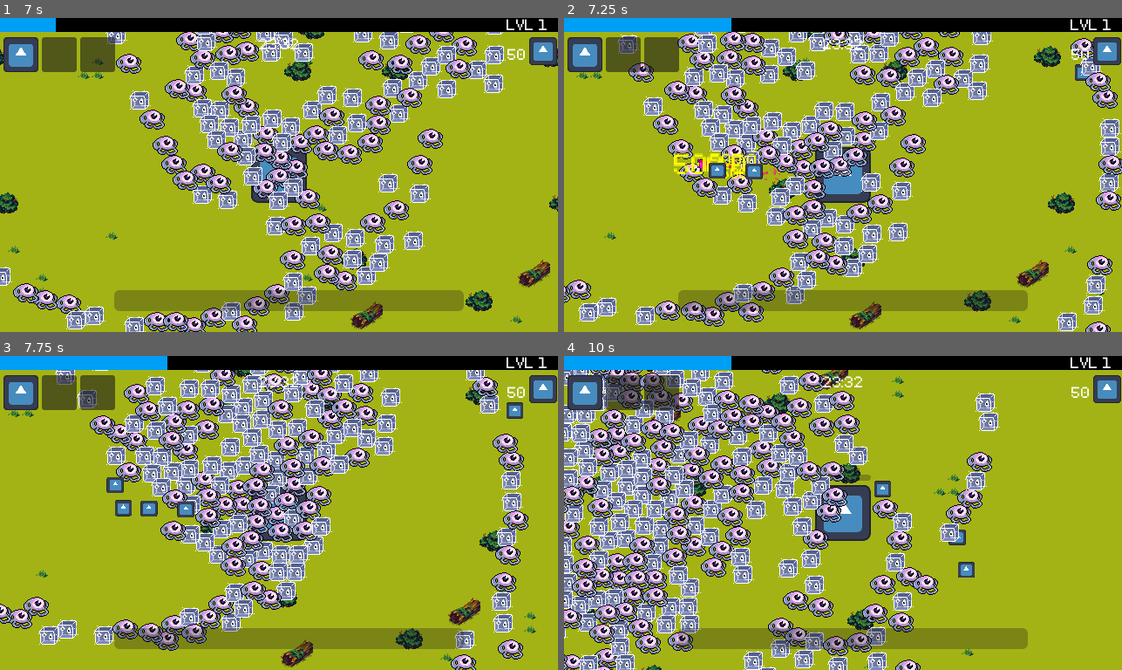
Above: before the commit, frames 1-4 (two rows, left to right).
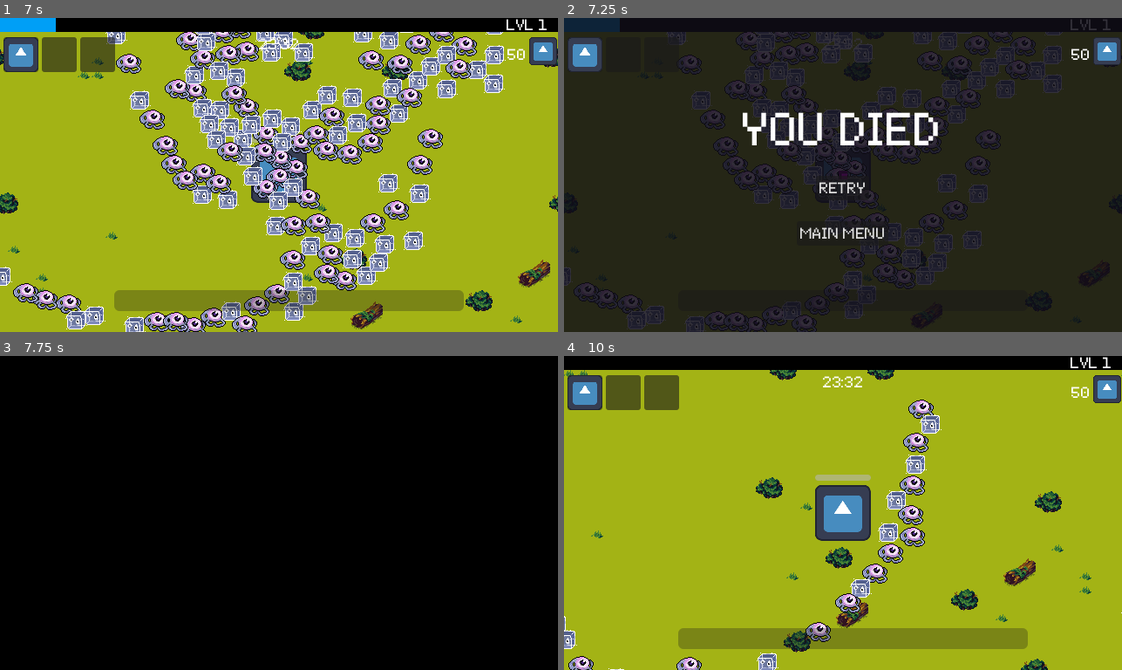
Above: after the commit, the same moments.

Repository: CIlie23/Untitled-MicroJam-69-Game
Game: Godot game, scene res://scenes/MenuScenes/main_menu.tscn
Two runs of this game, one before a commit and one after it. Both use one fixed random seed, a clock stepped at 60 frames per second and the inputs below. The engine's default icon, where the game draws it, is replaced by a stand-in: a white triangle on a blue panel in a dark square.
Inputs (mouse positions are in pixels of both pictures, inside the frame that each line leads up to):
- Up to frame 1 (7 s): click "PLAY" at 0.5 s; move the mouse to (401, 159) at 1.27 s; hold D (move_right) 1.28-2.03 s; click (401, 159) at 1.42 s; move the mouse to (167, 190) at 2.02 s; hold S (move_down) 2.03-2.78 s; move the mouse to (334, 105) at 2.77 s; hold D (move_right) 2.78-3.53 s; move the mouse to (251, 237) at 3.52 s; hold W (move_up) 3.53-4.28 s; click (251, 237) at 3.67 s; move the mouse to (446, 222) at 4.27 s; hold A (move_left) 4.28-5.78 s; move the mouse to (111, 127) at 5.02 s; move the mouse to (306, 175) at 5.77 s; hold S (move_down) 5.78-6.53 s; click (306, 175) at 5.92 s; move the mouse to (195, 96) at 6.52 s; hold D (move_right) from 6.53 s (still down)
- Up to frame 2 (7.25 s): keep holding D (move_right)
- Up to frame 3 (7.75 s): release D (move_right) at 7.25 s; click (279, 525) at 7.25 s, where only the run after the commit has a clickable "RETRY"
- Up to frame 4 (10 s): move the mouse to (965, 497) at 8.02 s; hold W (move_up) 8.03-8.78 s; move the mouse to (731, 528) at 8.77 s; hold D (move_right) 8.78-9.53 s; click (731, 528) at 8.92 s; move the mouse to (898, 443) at 9.52 s; hold S (move_down) from 9.53 s (still down)

Frame 1 is identical in both runs. In frame 2, 95% of the frame differs, in the area x 0-100%, y 0-100%; in frame 3, 93%; in frame 4, 42%.

Commit message:
Death Screen

Diff:
--- a/project.godot
+++ b/project.godot
@@ -26,6 +26,15 @@
 window/size/viewport_height=360
 window/stretch/mode="canvas_items"
 window/stretch/aspect="expand"
+
+[file_customization]
+
+folder_colors={
+"res://assets/": "teal",
+"res://data/": "green",
+"res://scenes/": "orange",
+"res://src/": "pink"
+}
 
 [global_group]
 
--- /dev/null
+++ b/scenes/DeathScreen/death_screen.gd
@@ -0,0 +1,31 @@
+extends Control
+
+# Shown when the player dies. Pauses the tree, so the scene root is
+# PROCESS_MODE_WHEN_PAUSED and the buttons still take clicks.
+
+const WORLD := "res://scenes/world/world.tscn"
+const MAIN_MENU := "res://scenes/MenuScenes/main_menu.tscn"
+
+
+func show_death() -> void:
+	if visible:
+		return
+	visible = true
+	get_tree().paused = true
+
+
+func _on_retry_pressed() -> void:
+	_leave(WORLD)
+
+
+func _on_menu_pressed() -> void:
+	_leave(MAIN_MENU)
+
+
+# The pause state survives change_scene, so lift it once the new scene is in.
+# Unpausing only after the wipe means a failed load still lands on a playable scene.
+# `tree` up front: change_scene frees this node, so get_tree() is gone after the await.
+func _leave(path: String) -> void:
+	var tree := get_tree()
+	await Transition.change_scene(path)
+	tree.paused = false
--- /dev/null
+++ b/scenes/DeathScreen/death_screen.tscn
@@ -0,0 +1,60 @@
+[gd_scene load_steps=3 format=3]
+
+[ext_resource type="Script" path="res://scenes/DeathScreen/death_screen.gd" id="1_death"]
+
+[sub_resource type="StyleBoxFlat" id="StyleBoxFlat_death"]
+bg_color = Color(0.06, 0.05, 0.09, 0.85)
+
+[node name="DeathScreen" type="Control"]
+process_mode = 2
+layout_mode = 3
+anchors_preset = 15
+anchor_right = 1.0
+anchor_bottom = 1.0
+grow_horizontal = 2
+grow_vertical = 2
+script = ExtResource("1_death")
+
+[node name="Panel" type="Panel" parent="."]
+layout_mode = 1
+anchors_preset = 15
+anchor_right = 1.0
+anchor_bottom = 1.0
+grow_horizontal = 2
+grow_vertical = 2
+theme_override_styles/panel = SubResource("StyleBoxFlat_death")
+
+[node name="VBoxContainer" type="VBoxContainer" parent="."]
+layout_mode = 1
+anchors_preset = 8
+anchor_left = 0.5
+anchor_top = 0.5
+anchor_right = 0.5
+anchor_bottom = 0.5
+offset_left = -200.0
+offset_top = -100.0
+offset_right = 200.0
+offset_bottom = 100.0
+grow_horizontal = 2
+grow_vertical = 2
+theme_override_constants/separation = 24
+alignment = 1
+
+[node name="Title" type="Label" parent="VBoxContainer"]
+layout_mode = 2
+theme_override_font_sizes/font_size = 48
+text = "YOU DIED"
+horizontal_alignment = 1
+
+[node name="Retry" type="Button" parent="VBoxContainer"]
+layout_mode = 2
+size_flags_horizontal = 4
+text = "RETRY"
+
+[node name="Menu" type="Button" parent="VBoxContainer"]
+layout_mode = 2
+size_flags_horizontal = 4
+text = "MAIN MENU"
+
+[connection signal="pressed" from="VBoxContainer/Retry" to="." method="_on_retry_pressed"]
+[connection signal="pressed" from="VBoxContainer/Menu" to="." method="_on_menu_pressed"]
--- a/scenes/Player/player.gd
+++ b/scenes/Player/player.gd
@@ -14,10 +14,15 @@
 		%PickCard.show_options()
 
 
+var dead : bool = false
+
 var health : float = 100.0 :
 	set(value):
 		health = value
 		%Health.value = value
+		if health <= 0 and not dead:
+			dead = true
+			%DeathScreen.show_death()
 
 var XP : int = 0:
 	set(value):
--- a/scenes/world/world.tscn
+++ b/scenes/world/world.tscn
@@ -12,6 +12,7 @@
 [ext_resource type="PackedScene" uid="uid://bldahf3sw418u" path="res://scenes/Player/Inventory/slot.tscn" id="13_srmg5"]
 [ext_resource type="Resource" uid="uid://m41bfsl5jyi8" path="res://data/weapons/wand.tres" id="14_umvgx"]
 [ext_resource type="PackedScene" uid="uid://bwqaxy8v5vuik" path="res://scenes/UpgradeScreen/pick_card.tscn" id="15_pick"]
+[ext_resource type="PackedScene" path="res://scenes/DeathScreen/death_screen.tscn" id="16_death"]
 
 [sub_resource type="TileSetAtlasSource" id="TileSetAtlasSource_dlabj"]
 texture = ExtResource("2_5qq27")
@@ -419,6 +420,11 @@
 visible = false
 layout_mode = 1
 
+[node name="DeathScreen" parent="CanvasLayer/Control" unique_id=1067645547 instance=ExtResource("16_death")]
+unique_name_in_owner = true
+visible = false
+layout_mode = 1
+
 [node name="HBoxContainer" type="HBoxContainer" parent="CanvasLayer" unique_id=1514275545]
 anchors_preset = 14
 anchor_top = 0.5
Not shown, added: scenes/DeathScreen/death_screen.gd.uid
